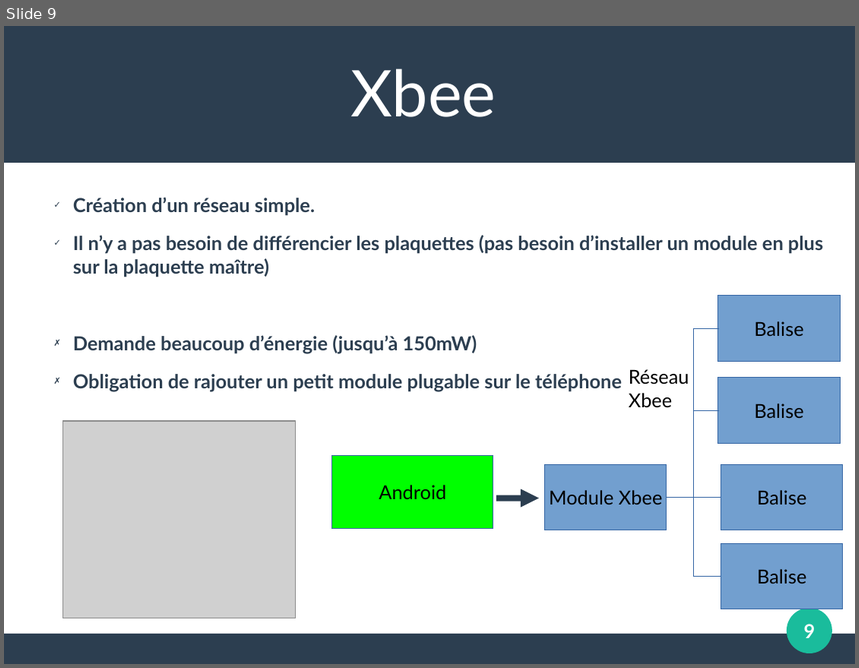
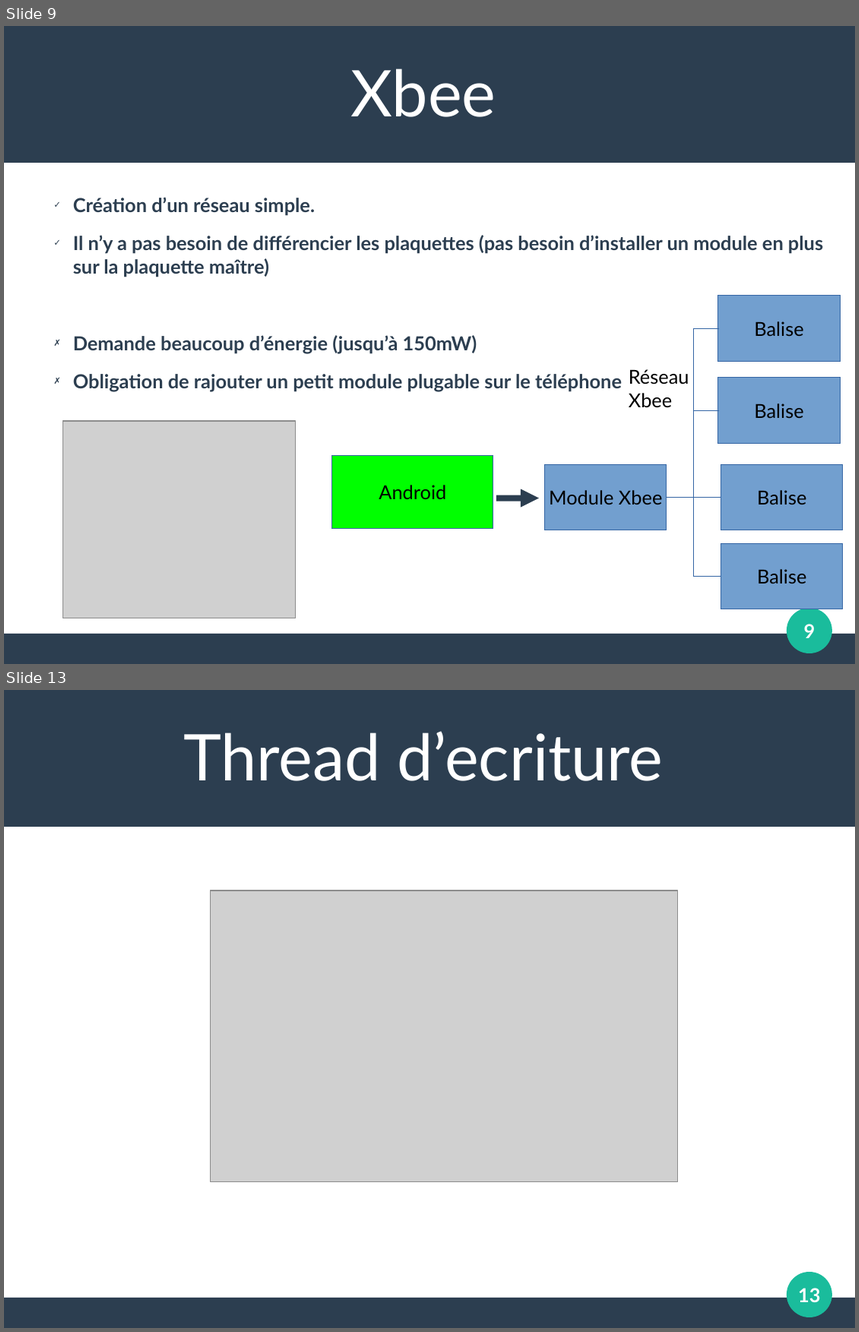
Before and after one commit to albanninou/ProjetBTS, a slide deck: Presentation premiere revue de projet.odp. Shown one above the other, each under a label of ours: slide 9 before the commit, slides 9 and 13 after it; the slides between them are not shown. The pictures are 859x668 and 859x1332 pixels, drawn with LibreOffice and Linux fonts; fonts in the diff are those of the drawing; grey boxes stand for pictures. Boxes give left, top, right and bottom in pixels: in the first picture for what was removed or moved away, otherwise in the second. Text is boxed around its words. In the diff, an @@ line names an element or a change of style, - is before the commit and + after.

```diff
--- a/Presentation premiere revue de projet.odp
+++ b/Presentation premiere revue de projet.odp
@@ slide 13 added at [4, 690, 855, 1328], background #FFFFFF; not listed: 3 template elements that a slide beside it also shows @@
@@ text added at [183, 731, 663, 781], 60 pt, text #FFFFFF @@
+Thread d’ecriture
@@ picture added at [211, 891, 678, 1182] @@
@@ page number added at [798, 1288, 820, 1303], 18 pt, text #FFFFFF, bold @@
+13
```
Also in this commit, not shown: 7 other slides added, 1 slide removed, 21 other files.
